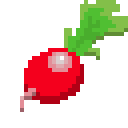
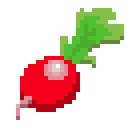
Layered file, before and after one edit (128 x 128). Changes by layer:
painted on "Layer 1" over [16, 8, 116, 120]
painted on "Layer 2" over [60, 0, 128, 68]
